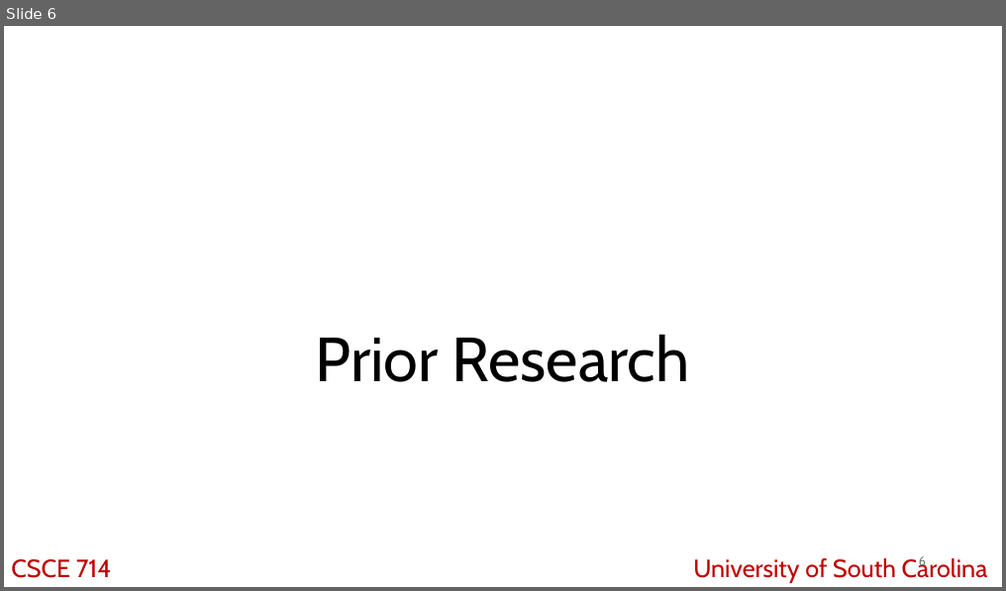
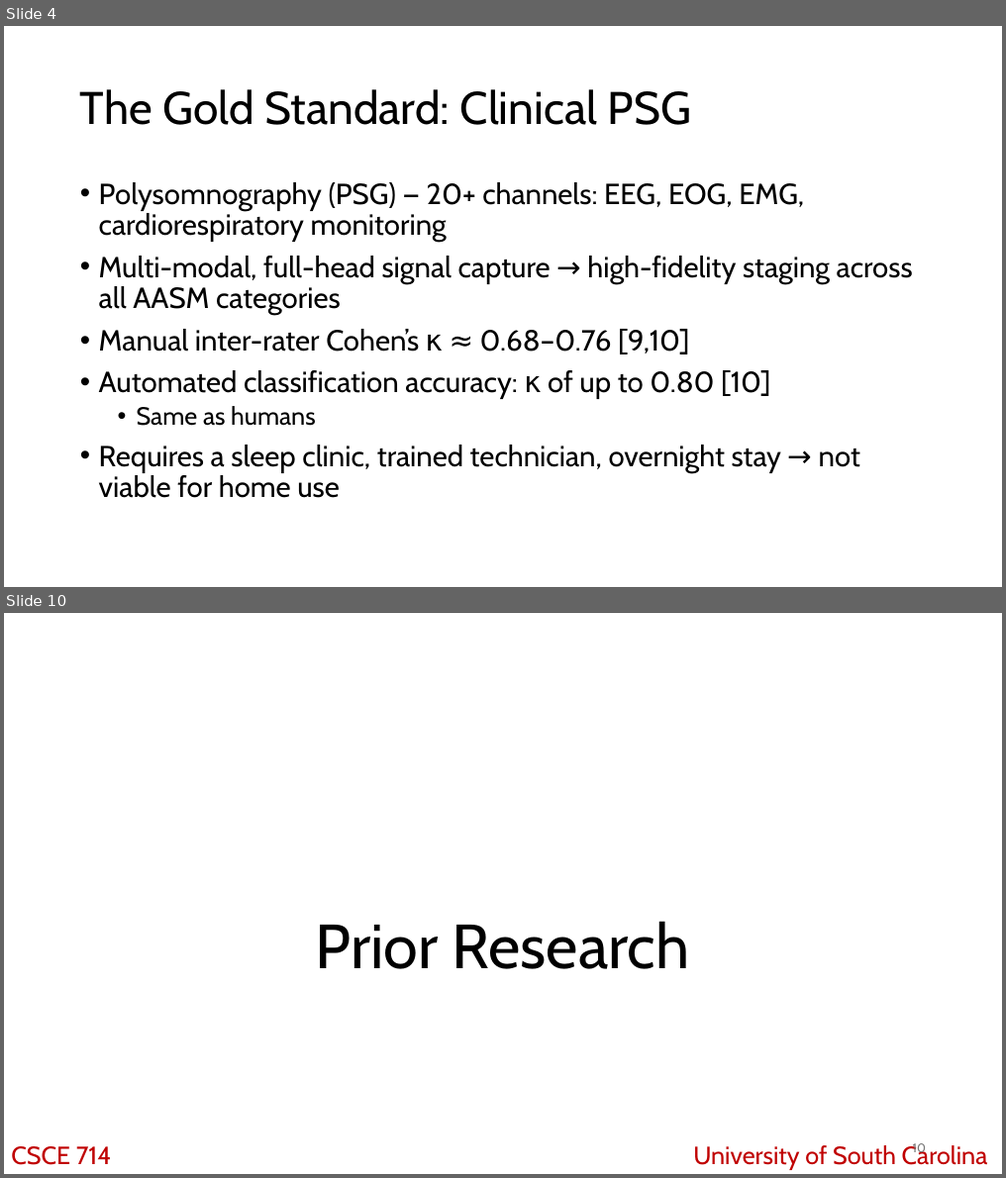
Before and after one commit to KubaJerz/sleep-stage-classifier, a slide deck: CSCE 714 Midterm Presentation.odp. Shown one above the other, each under a label of ours: slide 6 before the commit, slides 4 and 10 after it; the slides between them are not shown. The pictures are 1006x591 and 1006x1178 pixels, drawn with LibreOffice and Linux fonts; fonts in the diff are those of the drawing. Boxes give left, top, right and bottom in pixels: in the first picture for what was removed or moved away, otherwise in the second. Text is boxed around its words. In the diff, an @@ line names an element or a change of style, - is before the commit and + after.

```diff
--- a/CSCE 714 Midterm Presentation.odp
+++ b/CSCE 714 Midterm Presentation.odp
@@ slide 4 added at <box>4,26,1002,587</box>, background #FFFFFF @@
@@ title added at <box>80,89,691,125</box>, 44 pt, text #000000 @@
+The Gold Standard: Clinical PSG
@@ text added at <box>99,182,913,498</box>, 28 pt, text #000000 @@
+• Polysomnography (PSG) — 20+ channels: EEG, EOG, EMG, cardiorespiratory monitoring
+• Multi-modal, full-head signal capture → high-fidelity staging across all AASM categories
+• Manual inter-rater Cohen’s κ ≈ 0.68–0.76 [9,10]
+• Automated classification accuracy: κ of up to 0.80 [10]
+  • Same as humans
+• Requires a sleep clinic, trained technician, overnight stay → not viable for home use
@@ what was slide 6 is now slide 10 @@
@@ page number at <box>913,1144,926,1156</box>: text changed @@
-6
+10
```
Also in this commit, not shown: 8 slides changed, 6 other slides added, 1 slide removed, 5 other files.
